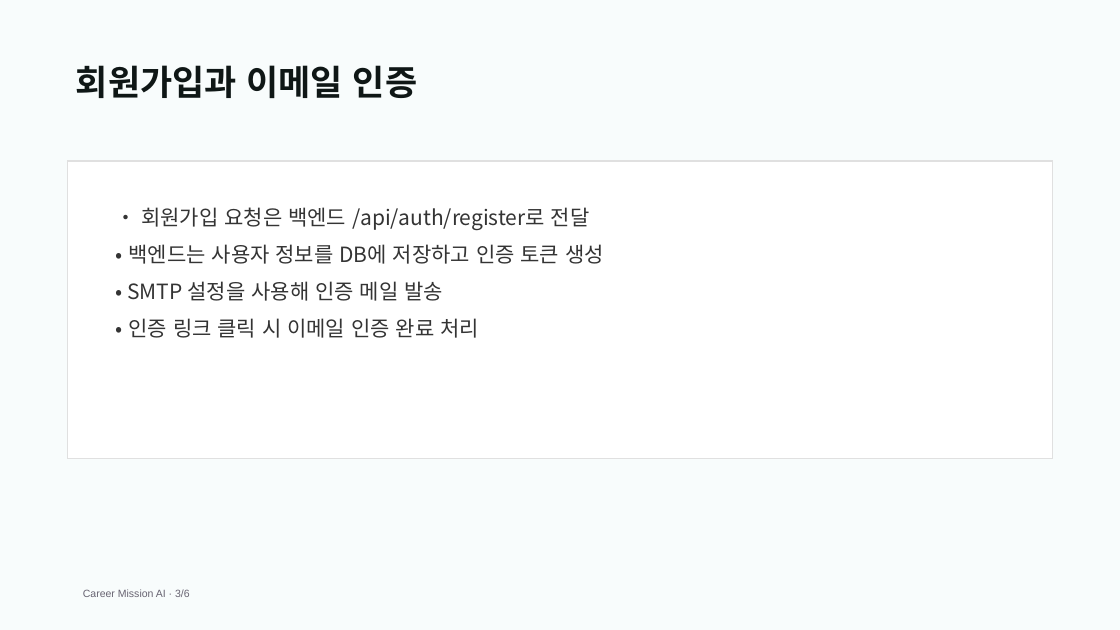
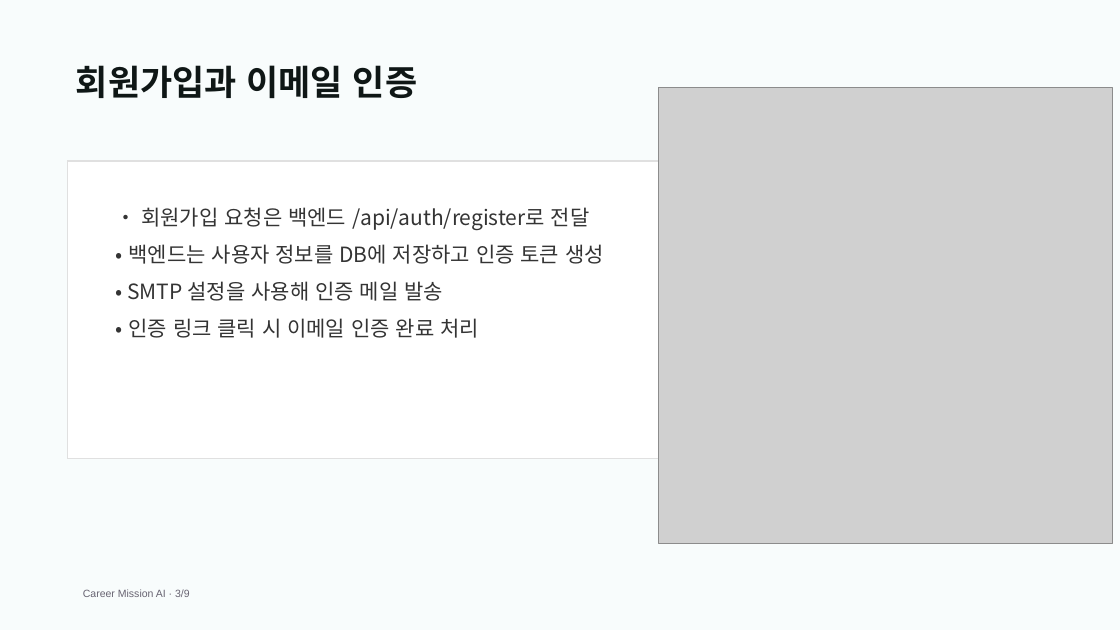
Before and after one commit to Mureung1/hub-showcase, a slide deck: slide 3 of AI_agent/docs/career-mission-demo.pptx. Drawn at 1120x630 pixels with LibreOffice and Linux fonts; fonts in the diff are those of the drawing; grey boxes stand for pictures. Boxes give left, top, right and bottom in pixels: in the first picture for what was removed or moved away, otherwise in the second. Text is boxed around its words. In the diff, an @@ line names an element or a change of style, - is before the commit and + after.

```diff
--- a/AI_agent/docs/career-mission-demo.pptx
+++ b/AI_agent/docs/career-mission-demo.pptx
@@ picture added at [659, 87, 1112, 544] @@
@@ text at [83, 589, 190, 597]: text changed @@
-Career Mission AI · 3/6
+Career Mission AI · 3/9
```
Also in this commit, not shown: 7 other slides changed, 1 slide added, 12 other files.
